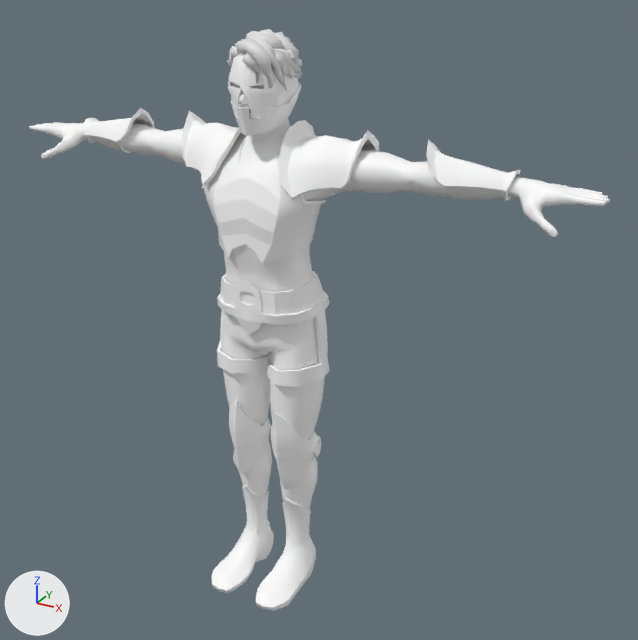
Before and after pictures for a commit that changed the glTF model assets/characters/mannyquin.glb.
One viewpoint serves both versions: a camera (50 mm lens) standing at (1.37, -2.16, 2.06) and looking at (0.14, 0.07, 0.94). Every picture has the same lights, and +X, +Y and +Z are marked at lower left. Vertices at the same position are counted once.

The first picture shows 'Armor', 'Hair', 'Helm', 'MannyQuinn'.
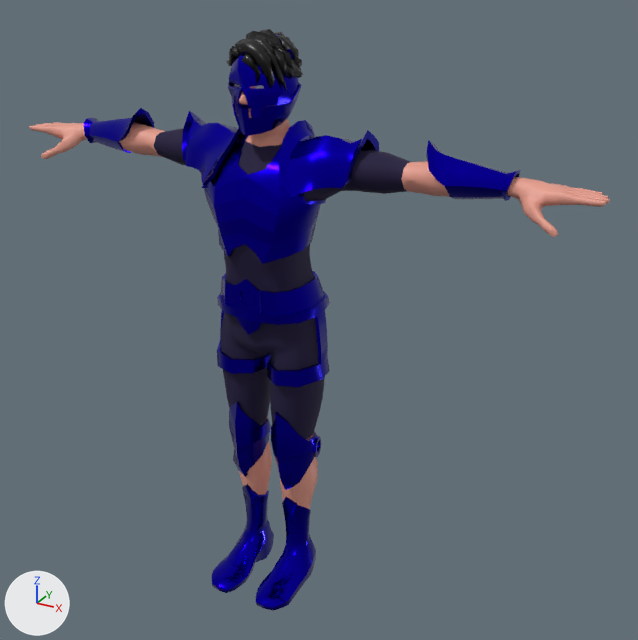
Changed parts and their boxes (x1, y1, x2, y2) in the pictures (638 x 640 px):
'Armor', recoloured (white to blue): (84, 108, 521, 611) in both
'Helm', recoloured (grey to blue): (228, 34, 302, 136) in both
'Hair', recoloured (grey to black): (227, 29, 303, 91) in both
part 3 of me_plane_002, recoloured (white to pink): (29, 84, 610, 509) in both
part 4 of me_plane_002, recoloured (grey to blue): (154, 129, 410, 439) in both

Patch to the scene script:
```diff
--- a/assets/characters/mannyquin.glb.py
+++ b/assets/characters/mannyquin.glb.py
@@ mat_cloth @@
+mat_cloth = principled_material('Cloth')
+mat_cloth.base_color = (0.00957, 0.00348, 0.0419)  # dark purple #190b3a
+mat_cloth.roughness = 0.849
@@ mat_skin @@
+mat_skin = principled_material('Skin')
+mat_skin.base_color = (0.8, 0.34, 0.264)  # pink #e79e8c
@@ mat_metal @@
+mat_metal = principled_material('Metal')
+mat_metal.base_color = (0.00412, 0.0, 0.476)  # blue #0d00b7
+mat_metal.metallic = 1.0
+mat_metal.roughness = 0.17
@@ mat_hair @@
+mat_hair = principled_material('Hair')
+mat_hair.base_color = (0.0, 0.0, 0.0)  # black #000000
+mat_hair.roughness = 0.353
@@ me_plane_001 @@
 me_plane_001.from_pydata(...)  # 1457 vertices, 2616 faces; spans x -0.73..0.73, y -0.22..0.17, z -0.01..1.56
 # used by ob_armor; location = (0.0, 0.0, 0.0)
-me_plane_001.materials.append(mat_defaultmaterial)
+# me_plane_001 part 1: vertex colours changed
+me_plane_001.materials.append(mat_metal)  # blue #0d00b7
@@ me_hair_mesh @@
 me_hair_mesh.from_pydata(...)  # 846 vertices, 1442 faces; spans x -0.114..0.103, y -0.103..0.145, z 1.575..1.811
+me_hair_mesh.materials.append(mat_hair)  # black #000000
@@ me_plane_011 @@
 me_plane_011.from_pydata(...)  # 290 vertices, 504 faces; spans x -0.099..0.099, y -0.114..0.12, z 1.536..1.796
 # used by ob_helm; location = (0.0, 0.0, 0.0)
-me_plane_011.materials.append(mat_defaultmaterial_001)
+# me_plane_011 part 2: vertex colours changed
+me_plane_011.materials.append(mat_metal)  # blue #0d00b7
@@ me_plane_002 @@
 me_plane_002.from_pydata(...)  # 3092 vertices, 6180 faces; spans x -0.97..0.97, y -0.2..0.15, z 0.0..1.78
 # used by ob_mannyquinn; location = (0.0, 0.0, 0.0)
+# me_plane_002 part 3: 4946 faces spanning x -0.97..0.97, y -0.2..0.13, z 0.0..1.78 switch from mat_defaultmaterial_003 to mat_skin (pink #e79e8c)
+# me_plane_002 part 4: 1234 faces spanning x -0.43..0.43, y -0.12..0.15, z 0.55..1.52 switch from mat_defaultmaterial_003 to mat_cloth (dark purple #190b3a)
```
